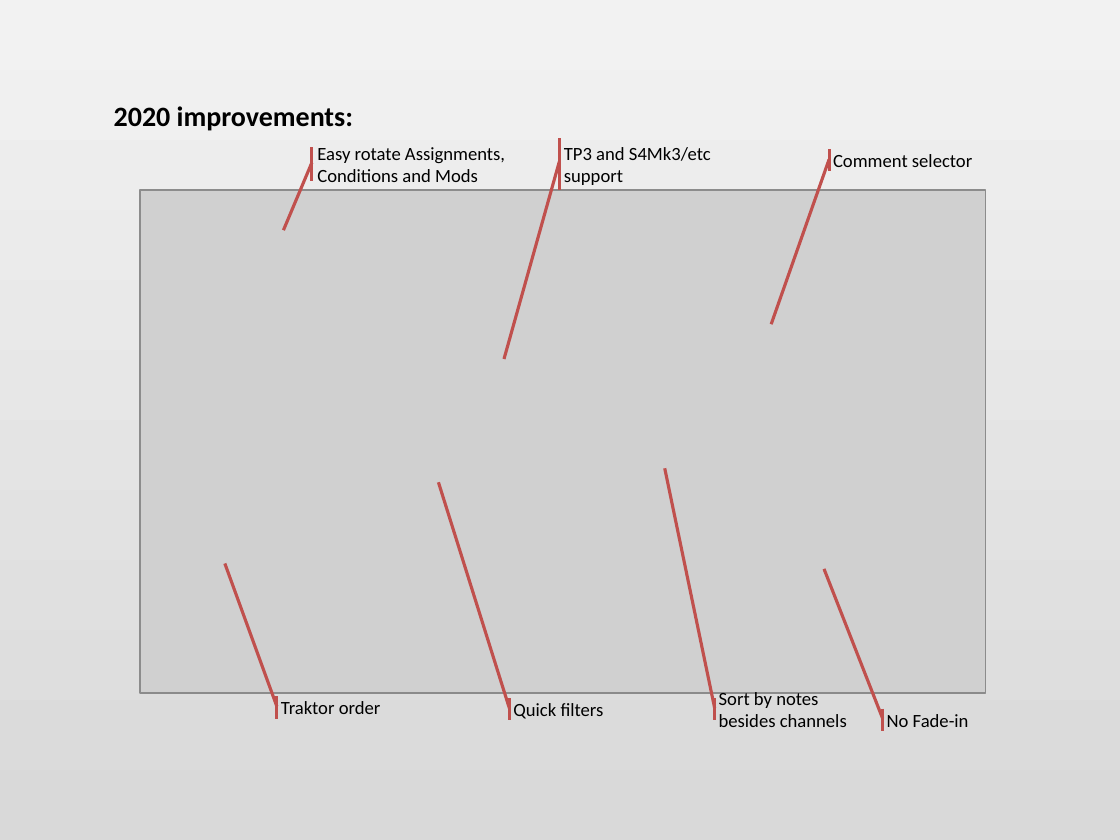
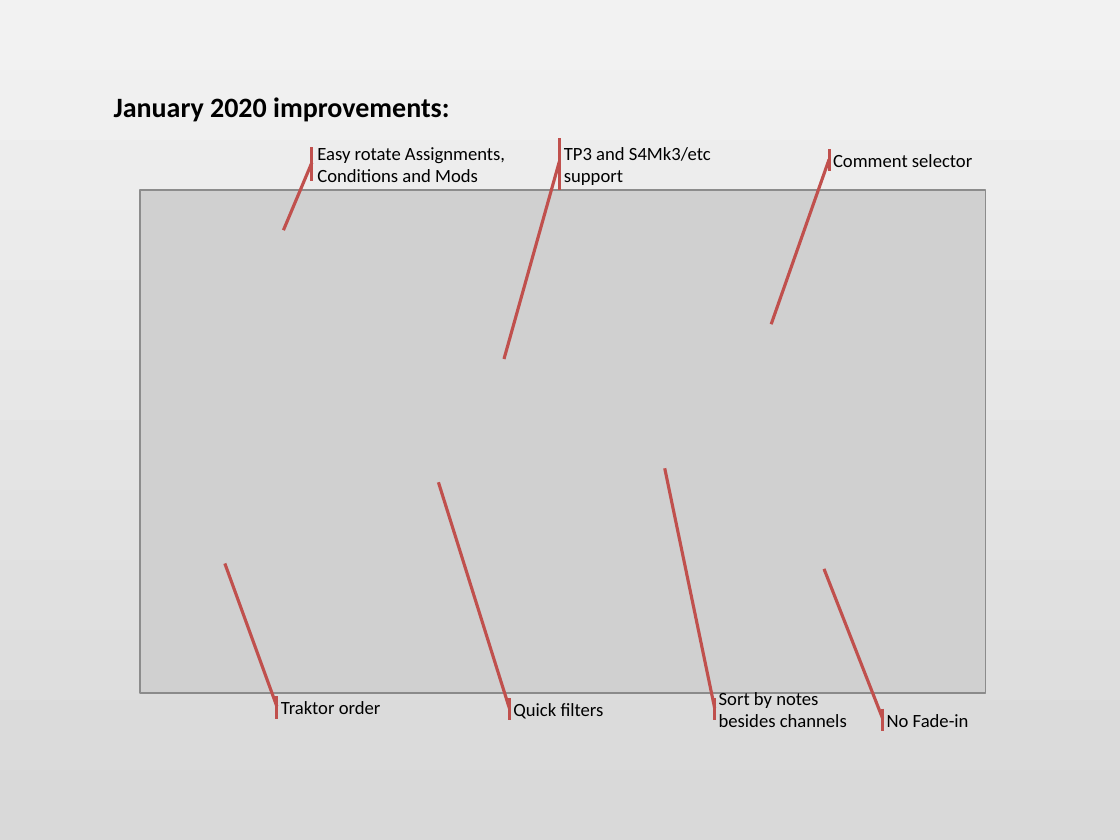
Before and after one commit to TakTraum/cmdr, a slide deck: slide 2 of docs/pics/src/cmdr slides.pptx. Drawn at 1120x840 pixels with LibreOffice and Linux fonts; fonts in the diff are those of the drawing; grey boxes stand for pictures. Boxes give left, top, right and bottom in pixels: in the first picture for what was removed or moved away, otherwise in the second. Text is boxed around its words. In the diff, an @@ line names an element or a change of style, - is before the commit and + after.

```diff
--- a/docs/pics/src/cmdr slides.pptx
+++ b/docs/pics/src/cmdr slides.pptx
@@ text at <box>114,97,449,122</box>: text changed @@
-2020 improvements:
+January 2020 improvements:
```
Also in this commit, not shown: 1 other slide changed, 4 slides added, 4 slides removed, 9 other files.
